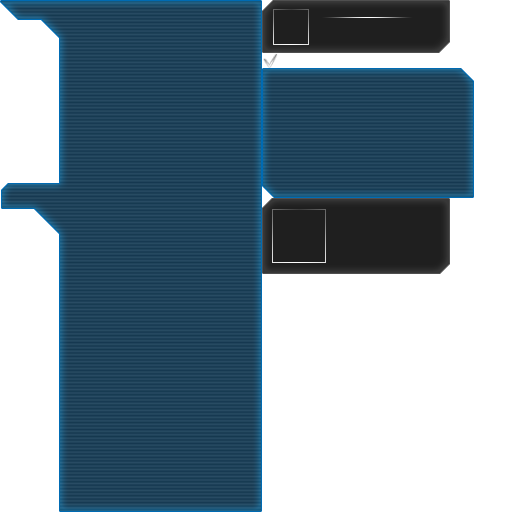
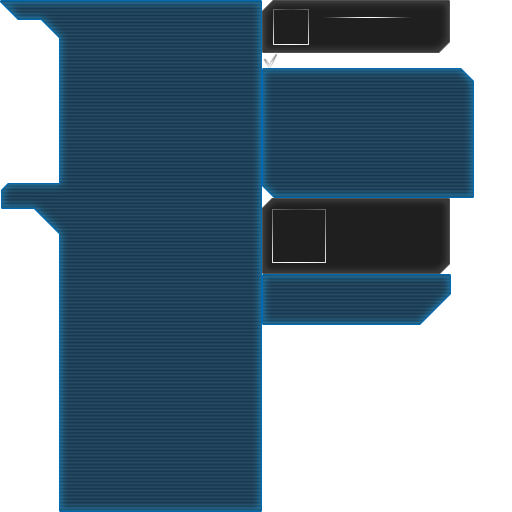
Two versions of the same layered image (512x512). Layer-by-layer changes:
added layer "Слой 4" above "Слой 1" over left=263, top=275, right=450, bottom=324
